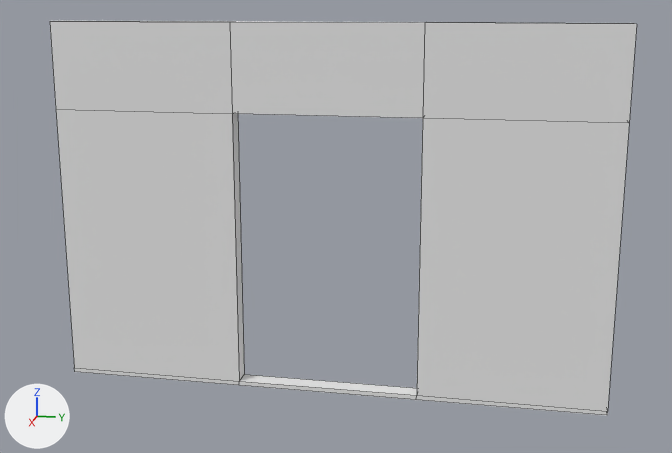
A saved change to the Blender file Assets/Mesh/Architecture/doorframe.blend.
One viewpoint serves both versions: a 50 mm lens placed at (9.48, 1.98, 4.24), pointed at (0.19, 0.13, 1.92). The axes (+X, +Y, +Z) are drawn at lower left. The lights are the same throughout. Mesh edges are drawn as thin lines.

Names of what the first picture shows: 'Wall'.
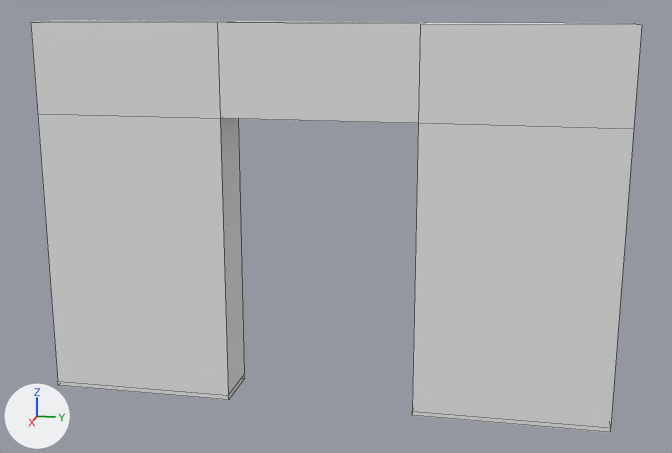
The newer file is also turned or shifted as a whole; pictures and numbers use the older file's frame.

Boxes (x1, y1, x2, y2) around the edits, measured in the pictures (672 x 453 px):
'Wall', reshaped: before (50, 20, 637, 416); after (31, 20, 642, 433)

Diff of the bpy script that builds the scene:
```diff
--- a/Assets/Mesh/Architecture/doorframe.blend.py
+++ b/Assets/Mesh/Architecture/doorframe.blend.py
@@ me_cube @@
 me_cube.from_pydata(...)  # 32 vertices, 33 faces; spans x -0.1..0.1, y -3.0..3.0, z 0.0..4.0
 # used by ob_wall; location = (0.0, 0.0, 0.0)
 # verts and faces of me_cube; kept vertices keep their numbers, new ones are numbered from 32
 # before: 0 (0.1, 3.0, 0.0) at pixel (607, 415), 3 (0.1, 3.0, 4.0) at pixel (636, 24), 4 (0.1, -3.0, 4.0) at pixel (49, 21), 7 (0.1, 1.0, 0.0) at pixel (416, 399), 8 (-0.1, 1.0, 0.0)
 # before: 9 (0.1, 1.0, 4.0) at pixel (424, 22), 10 (0.1, -1.0, 4.0) at pixel (229, 22), 13 (0.1, 3.0, 3.06) at pixel (629, 123), 14 (0.1, -3.0, 3.06) at pixel (55, 109), 19 (0.1, 1.0, 3.06) at pixel (422, 118)
 # before: 20 (0.1, -1.0, 3.06) at pixel (232, 113), 21 (-0.1, -1.0, 0.0), 22 (0.1, -1.0, 0.0) at pixel (239, 385), 23 (0.1, -3.0, 0.0) at pixel (74, 371), 24 (0.1, -3.0, 0.05) at pixel (74, 367)
 # before: 26 (-0.1, -1.0, 0.05) at pixel (244, 374), 27 (0.1, -1.0, 0.05) at pixel (239, 381), 28 (-0.1, 1.0, 0.05), 29 (0.1, 1.0, 0.05) at pixel (416, 395), 30 (0.1, 3.0, 0.05) at pixel (607, 411)
+# me_cube part 1
+delete_faces([(7, 22, 21, 8), (7, 29, 27, 22), (26, 27, 29, 28), (8, 21, 26, 28)])
+for i in [0, 3, 4, 7, 9, 10, 13, 14, 19, 20, 22, 23, 24, 27, 29, 30]: verts[i] += (0.4, 0.0, 0.0)
+faces += [(21, 26, 27, 22)]  # mat_wall (its picture is missing)
 me_cube.materials.append(mat_wall)
```
